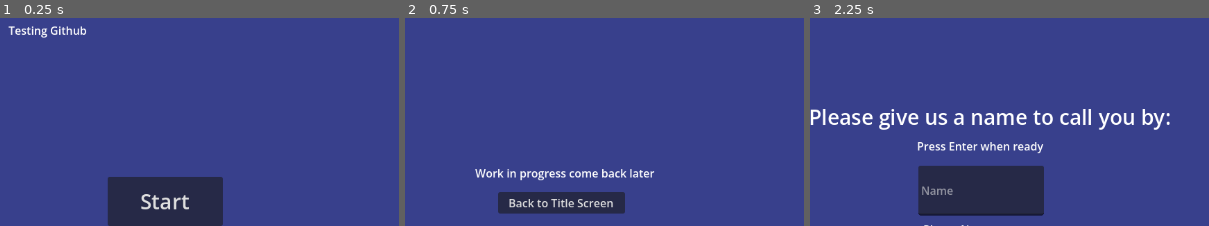
Above: before the commit, frames 1-3 (left to right).
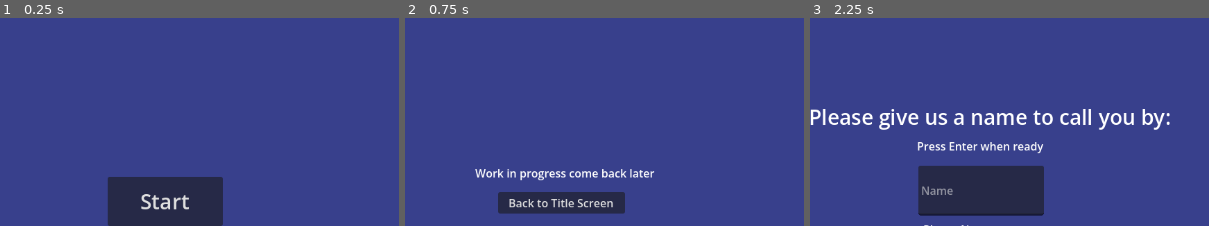
Above: after the commit, the same moments.

Repository: AlexandraWong22054/91906
Game: Godot game, scene res://node_2d.tscn
The game is run twice, just before and just after one commit, with the same random seed, the same clock (stepped at 60 frames per second) and the same inputs.
Inputs:
- Up to frame 1 (0.25 s): no input
- Up to frame 2 (0.75 s): click "Settings" at 0.5 s
- Up to frame 3 (2.25 s): click "Back to Title Screen" at 1.25 s; click "Start" at 2 s
The pictures show only the part of the screen within x 29-78%, y 20-70%; the shares and areas given below are measured in that part.

The runs differ from the first frame. In frame 1, 0.5% of the frame differs, in the area x 2-22%, y 3-10%; in frame 2, nothing differs; in frame 3, nothing differs.

Commit message:
Revert "Testing Github"
This reverts commit e23ed193e8a4ea938f1d58a07c7a171c44cd41dd.

Diff:
--- a/node_2d.tscn
+++ b/node_2d.tscn
@@ -38,14 +38,6 @@
 text = "Exit"
 script = ExtResource("1_wtcfe")
 
-[node name="Label" type="Label" parent="." unique_id=275974050]
-layout_mode = 0
-offset_left = 341.0
-offset_top = 126.0
-offset_right = 465.0
-offset_bottom = 176.0
-text = "Testing Github"
-
 [connection signal="pressed" from="Start Button" to="Start Button" method="_on_pressed"]
 [connection signal="pressed" from="Settings Button" to="Start Button" method="_on_settings_button_pressed"]
 [connection signal="pressed" from="Settings Button" to="Settings Button" method="_on_pressed"]
